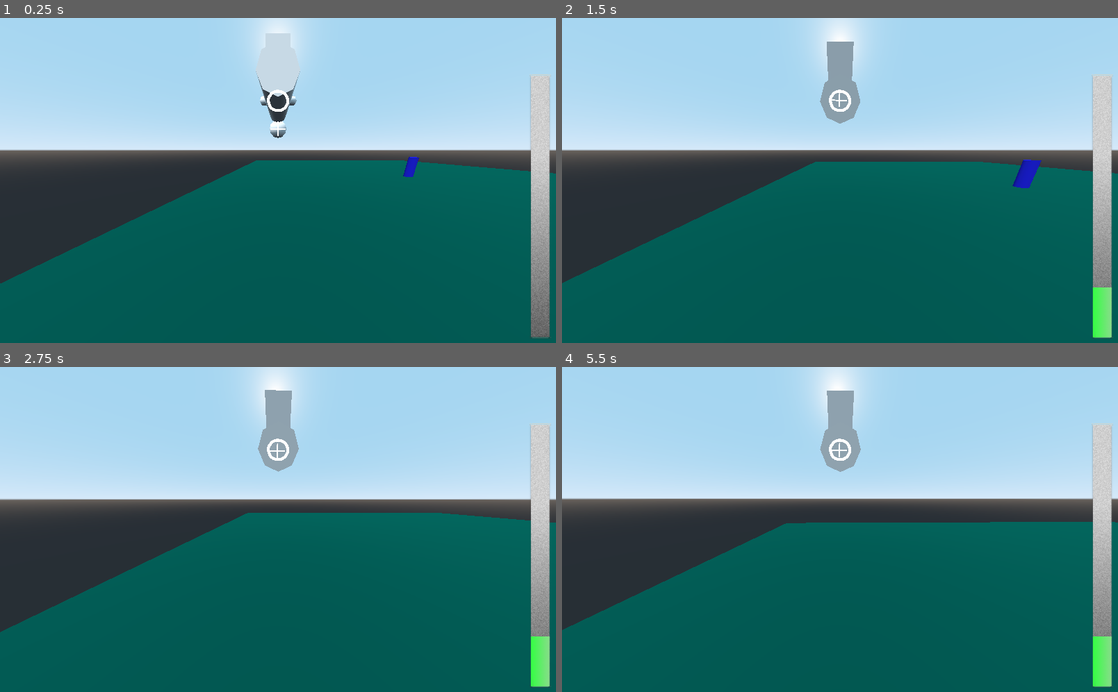
Above: before the commit, frames 1-4 (two rows, left to right).
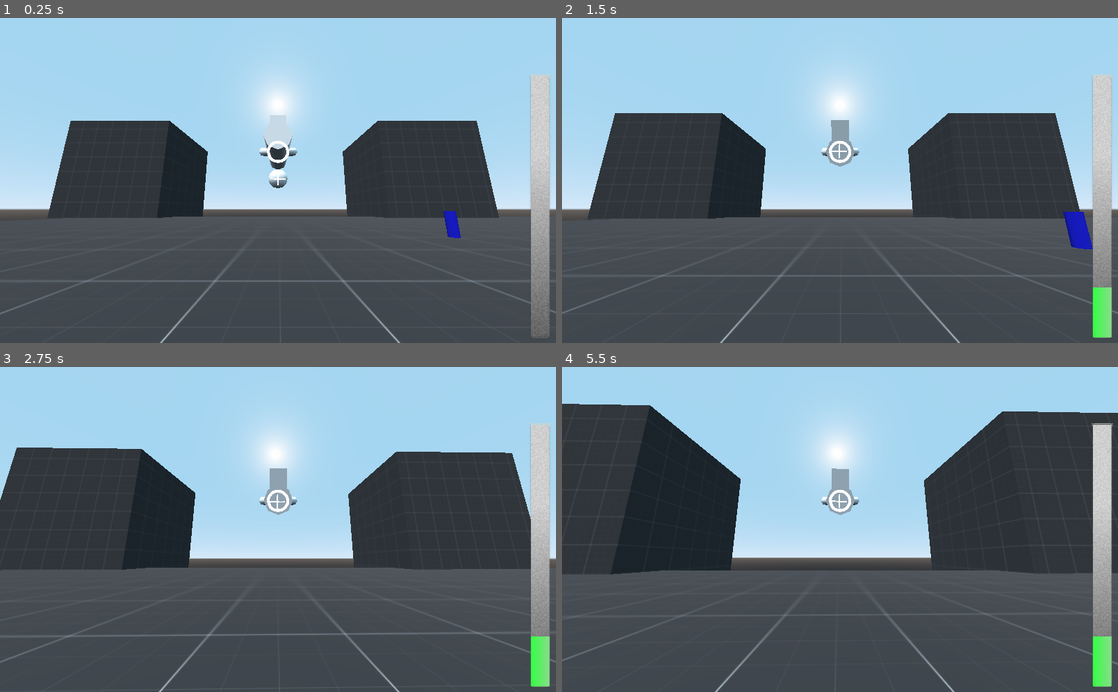
Above: after the commit, the same moments.

Repository: Kaio20/HyperSpaceTrucker
Game: Godot game, scene res://TestScene.tscn
Same seed, same stepped clock (60 frames per second), same inputs: the game is played once before the commit and once after it.
Inputs (mouse positions are in pixels of both pictures, inside the frame that each line leads up to):
- Up to frame 1 (0.25 s): no input
- Up to frame 2 (1.5 s): move the mouse to (867, 180) at 0.52 s; hold Right mouse button (camera_rotate) 0.53-1.28 s; hold W (forward) from 0.53 s (still down); move the mouse to (812, 180) at 1.27 s; right-click (812, 180) at 1.35 s
- Up to frame 3 (2.75 s): keep holding W (forward); move the mouse to (289, 523) at 2.02 s; hold Right mouse button (camera_rotate) from 2.03 s (still down)
- Up to frame 4 (5.5 s): keep holding W (forward); move the mouse to (834, 536) at 2.77 s; release Right mouse button (camera_rotate) at 2.78 s; right-click (834, 536) at 2.85 s; move the mouse to (878, 532) at 3.52 s; hold Right mouse button (camera_rotate) 3.53-4.28 s; move the mouse to (795, 526) at 4.27 s; right-click (795, 526) at 4.35 s; move the mouse to (845, 529) at 5.02 s; hold Right mouse button (camera_rotate) from 5.03 s (still down)

The runs differ from the first frame. In frame 1, 60% of the frame differs, in the area x 0-100%, y 0-100%; in frame 2, 61%; in frame 3, 62%; in frame 4, 68%.

Commit message:
Added Graybox texture + changed camera to center

Diff:
--- a/Player.tscn
+++ b/Player.tscn
@@ -1,10 +1,12 @@
-[gd_scene load_steps=3 format=2]
+[gd_scene load_steps=4 format=2]
 
 [ext_resource path="res://Player.gd" type="Script" id=1]
 
 [sub_resource type="CapsuleShape" id=1]
 radius = 0.509339
 height = 3.32466
+
+[sub_resource type="RayShape" id=2]
 
 [node name="PlayerRoot" type="Spatial"]
 
@@ -51,8 +53,9 @@
 [node name="CameraSpatial" type="Spatial" parent="."]
 
 [node name="SpringArm" type="SpringArm" parent="CameraSpatial"]
-spring_length = 5.0
+transform = Transform( 1, 0, 0, 0, 1, 0, 0, 0, 1, 0, 0, 6.05912 )
+shape = SubResource( 2 )
 
 [node name="OuterCamera" type="Camera" parent="CameraSpatial/SpringArm"]
-transform = Transform( 1, 0, 0, 0, 0.819152, 0.573577, 0, -0.573577, 0.819152, 0, 2.564, 0 )
-fov = 110.0
+transform = Transform( 1, 0, 0, 0, 0.984808, 0.173648, 0, -0.173648, 0.984808, 0, 0, 0 )
+fov = 90.0
--- a/TestScene.tscn
+++ b/TestScene.tscn
@@ -1,14 +1,17 @@
-[gd_scene load_steps=8 format=2]
+[gd_scene load_steps=9 format=2]
 
 [ext_resource path="res://Player.tscn" type="PackedScene" id=1]
 [ext_resource path="res://assets/outerCrosshair.png" type="Texture" id=2]
 [ext_resource path="res://assets/innerCrosshair.png" type="Texture" id=3]
 [ext_resource path="res://assets/pg_under.png" type="Texture" id=4]
 [ext_resource path="res://assets/pg_progress.png" type="Texture" id=5]
+[ext_resource path="res://assets/texture_01.png" type="Texture" id=6]
 
-[sub_resource type="SpatialMaterial" id=1]
-albedo_color = Color( 0, 0.513726, 0.447059, 1 )
-metallic = 0.87
+[sub_resource type="SpatialMaterial" id=3]
+flags_world_triplanar = true
+albedo_texture = ExtResource( 6 )
+uv1_scale = Vector3( 0.1, 0.1, 0.1 )
+uv1_triplanar = true
 
 [sub_resource type="SpatialMaterial" id=2]
 albedo_color = Color( 0.027451, 0.0313726, 0.74902, 1 )
@@ -16,10 +19,24 @@
 [node name="Main" type="Spatial"]
 
 [node name="CSGBox" type="CSGBox" parent="."]
-width = 50.0
+width = 166.005
 height = 0.0342128
-depth = 50.0
-material = SubResource( 1 )
+depth = 86.9413
+material = SubResource( 3 )
+
+[node name="CSGBox2" type="CSGBox" parent="."]
+transform = Transform( 1, 0, 0, 0, 1, 0, 0, 0, 1, 34.573, 3.28485, -51.1057 )
+width = 34.3444
+height = 60.0051
+depth = 31.5963
+material = SubResource( 3 )
+
+[node name="CSGBox3" type="CSGBox" parent="."]
+transform = Transform( 1, 0, 0, 0, 1, 0, 0, 0, 1, -72.6564, 3.28485, -51.1057 )
+width = 34.3444
+height = 60.0051
+depth = 31.5963
+material = SubResource( 3 )
 
 [node name="Universe_Center" type="CSGCylinder" parent="."]
 radius = 0.446148
Binary file added: assets/texture_01.png
Not shown, added: assets/texture_01.png.import
